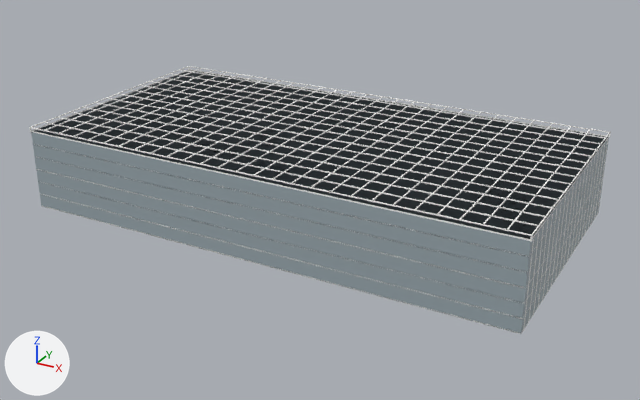
Renders of the glTF model public/models/info.glb from each side of a commit.
Both versions are drawn from a 50 mm camera at (131.1, -237.1, 122.1) aimed at (2.4, -3.2, 5.1). Lighting does not change. The marker at lower left points along +X, +Y and +Z. The picture after the commit comes second. Vertices at exactly the same position are counted once.

Before the edit, the objects in view are built like this:
```python
me_mass = bpy.data.meshes.new('mass')
me_mass.from_pydata(...)  # 776 vertices, 1155 faces; spans x 587.0..753.0, y 385.0..471.0, z 0.0..28.0
# faces by material slot: [43, 1112]
me_mass.materials.append(mat_infoglass)  # grey #9baab0
me_mass.materials.append(mat_infowhite)  # white #f8f8f6
ob_info = bpy.data.objects.new('info', me_mass)
ob_info.location = (-669.9, -428.3, 0.0)
```
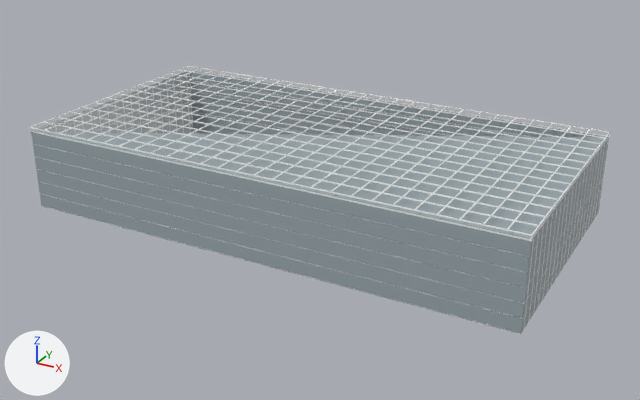
Changed parts and their boxes [x1, y1, x2, y2] in the pictures (640 x 400 px):
```json
{"part": 1, "of": "me_mass", "change": "deleted", "before": [35, 70, 608, 239]}
```

Edits to the scene script, one JSON object a line:
```json
{"block": "me_mass", "where": "# used by ob_info; location = (-669.9, -428.3, 0.0)"}
{"op": "remove", "block": "me_mass", "code": "me_mass.from_pydata(...)  # 776 vertices, 1155 faces; spans x 587.0..753.0, y 385.0..471.0, z 0.0..28.0"}
{"op": "add", "block": "me_mass", "code": "me_mass.from_pydata(...)  # 760 vertices, 1121 faces; spans x 587.0..753.0, y 385.0..471.0, z 0.0..28.0"}
{"block": "me_mass", "change": "me_mass part 1"}
{"block": "me_mass", "change": "16 vertices are removed from x 606.0..731.0, y 395.0..457.0, z 26.0"}
{"block": "me_mass", "change": "34 faces are deleted"}
```
